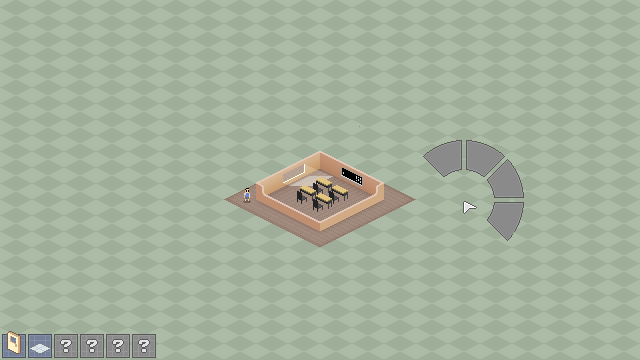
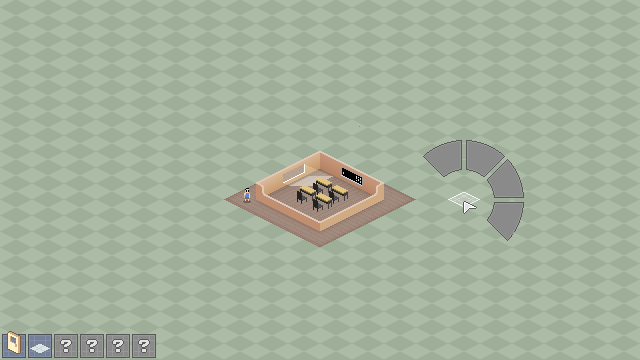
The second 640px x 360px image is a revision of the first. Changes to its layers:
showed group "square" (1st of 2, in "ui" › "small" › "cursor 拷贝") (3 layers) over [left=448, top=192, right=480, bottom=207]
